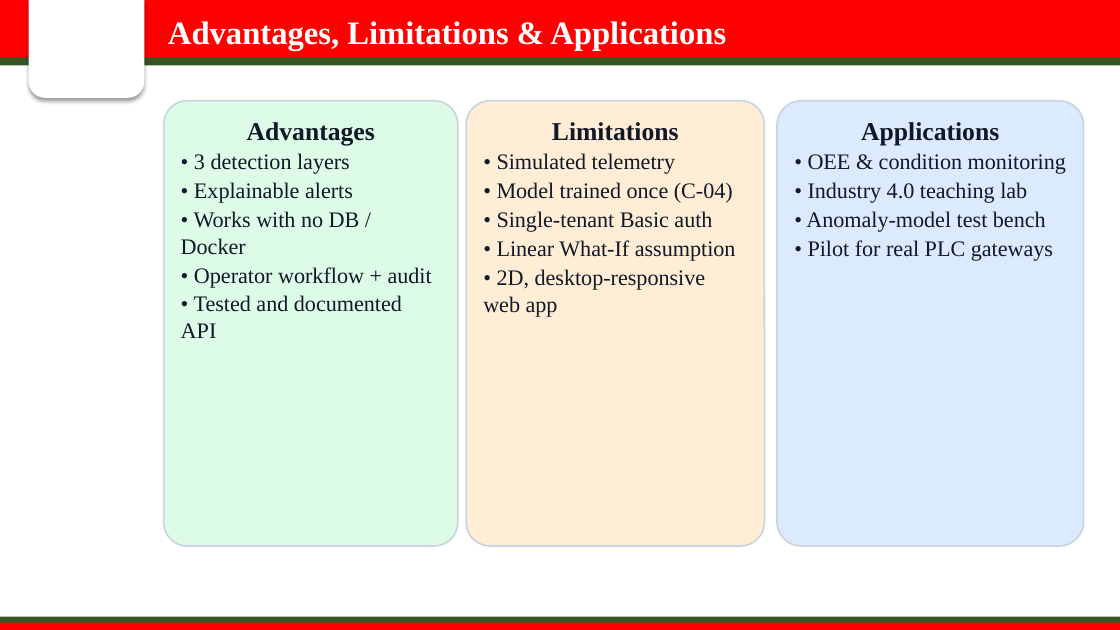
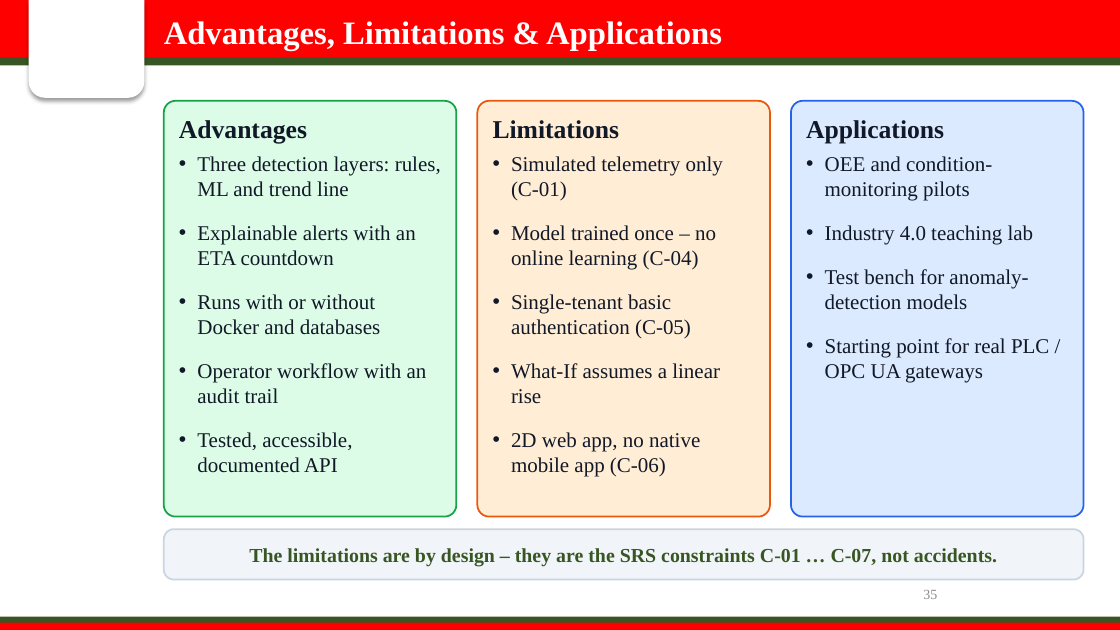
Before and after one commit to sanika-2811/oee-smart-factory, a slide deck: slide 35 of presentation/OEE_Smart_Factory_Presentation.pptx (slide 14 before the commit). Drawn at 1120x630 pixels with LibreOffice and Linux fonts; fonts in the diff are those of the drawing; background and template pictures are left out. Boxes give left, top, right and bottom in pixels: in the first picture for what was removed or moved away, otherwise in the second. Text is boxed around its words. In the diff, an @@ line names an element or a change of style, - is before the commit and + after.

```diff
--- a/presentation/OEE_Smart_Factory_Presentation.pptx
+++ b/presentation/OEE_Smart_Factory_Presentation.pptx
@@ text "Advantages, Limitations & Applications": place and size @@
-text "Advantages, Limitations & Applications" at (168,21,726,50)
+text "Advantages, Limitations & Applications" at (164,21,722,50)
@@ rounded rectangle: place and size @@
-rounded rectangle at (164,101,458,546)
+rounded rectangle at (164,101,456,517)
@@ rounded rectangle at (164,101,456,517): outline #CBD5E1 1.5 pt to #16A34A 1.5 pt; proportions changed @@
@@ rounded rectangle added at (477,101,770,517), fill #FFEDD5, outline #EA580C 1.5 pt @@
@@ text "Limitations": place and size @@
-text "Limitations" at (466,101,765,546)
+text "Limitations" at (493,120,723,477)
@@ text "Limitations" at (493,120,723,477): fill #FFEDD5 to none; outline #CBD5E1 1.5 pt to none @@
@@ rounded rectangle added at (791,101,1084,517), fill #DBEAFE, outline #2563EB 1.5 pt @@
@@ text "Applications": place and size @@
-text "Applications" at (777,101,1084,546)
+text "Applications" at (806,120,1049,383)
@@ text "Applications" at (806,120,1049,383): fill #DBEAFE to none; outline #CBD5E1 1.5 pt to none @@
@@ text added at (179,120,441,473), 18 pt, text #111827 @@
+Advantages
+• Three detection layers: rules, ML and trend line
+• Explainable alerts with an ETA countdown
+• Runs with or without Docker and databases
+• Operator workflow with an audit trail
+• Tested, accessible, documented API
@@ text in rounded rectangle at (181,122,432,338): text removed @@
-Advantages
-• 3 detection layers
-• Explainable alerts
-• Works with no DB / Docker
-• Operator workflow + audit
-• Tested and documented API
@@ text at (493,120,620,139): alignment centre to left; more space between paragraphs @@
@@ text at (806,120,944,143): alignment centre to left; more space between paragraphs @@
@@ text at (511,156,723,477): text changed; size 19 to 18 pt @@
-• Simulated telemetry
-• Model trained once (C-04)
-• Single-tenant Basic auth
-• Linear What-If assumption
-• 2D, desktop-responsive web app
+• Simulated telemetry only (C-01)
+• Model trained once – no online learning (C-04)
+• Single-tenant basic authentication (C-05)
+• What-If assumes a linear rise
+• 2D web app, no native mobile app (C-06)
@@ text at (825,156,1049,383): text changed; size 19 to 18 pt @@
-• OEE & condition monitoring
-• Industry 4.0 teaching lab
-• Anomaly-model test bench
-• Pilot for real PLC gateways
+• OEE and condition-monitoring pilots
+• Industry 4.0 teaching lab
+• Test bench for anomaly-detection models
+• Starting point for real PLC / OPC UA gateways
@@ rounded rectangle added at (164,529,1084,580), fill #F1F5F9, outline #CBD5E1 1.5 pt, 17 pt, text #375623, bold @@
+The limitations are by design – they are the SRS constraints C-01 … C-07, not accidents.
@@ page number added at (923,590,937,599), 12 pt, text #8C8C8C @@
+35
```
Also in this commit, not shown: 8 other slides changed, 29 slides added, 7 slides removed, 5 other files.
